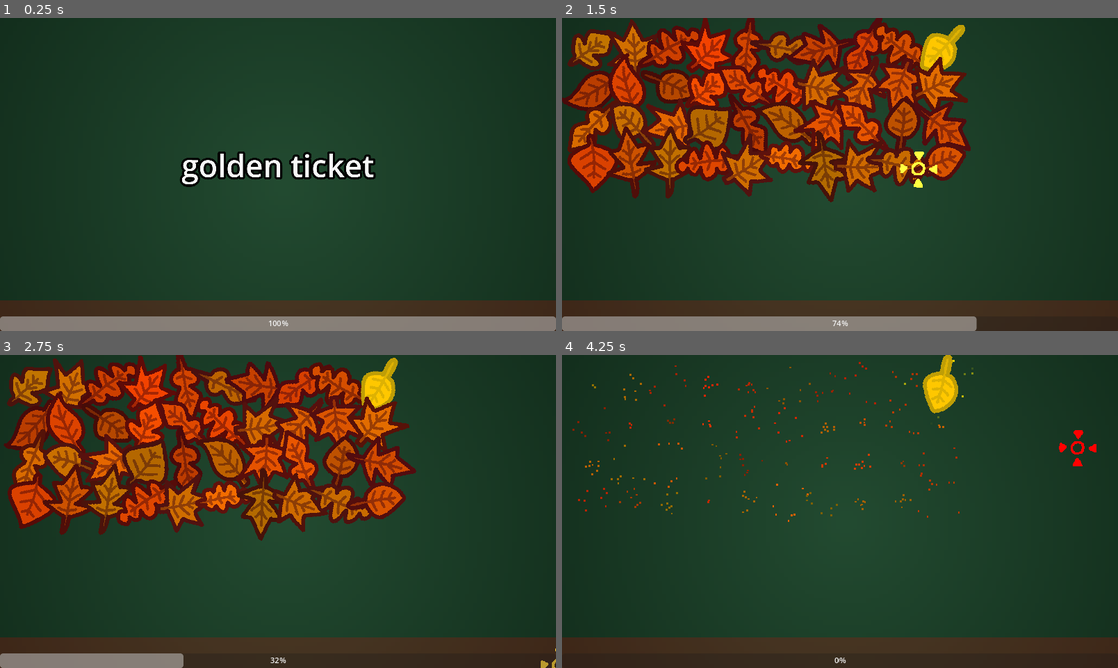
Above: before the commit, frames 1-4 (two rows, left to right).
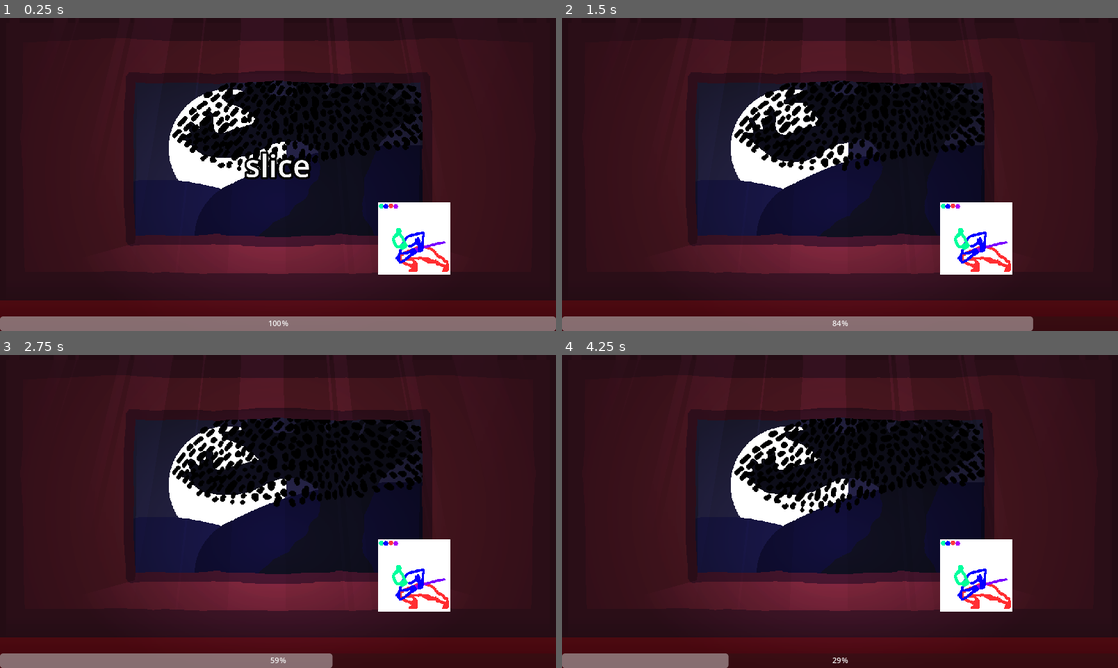
Above: after the commit, the same moments.

Repository: osid54/microgamejam
Game: Godot game, scene res://osid_games/swordGame/main/swordDuelGame.tscn
Same seed, same stepped clock (60 frames per second), same inputs: the game is played once before the commit and once after it. Before the commit the project starts from res://osid_games/leafGame/main/goldenLeafGame.tscn.
Inputs (mouse positions are in pixels of both pictures, inside the frame that each line leads up to):
- Up to frame 1 (0.25 s): no input
- Up to frame 2 (1.5 s): tap Enter (action) at 0.5, 0.6, 1.35 s; move the mouse to (962, 158) at 0.52 s; hold Right (right) 0.53-1.28 s; click (962, 158) at 0.67 s; move the mouse to (728, 190) at 1.27 s; hold Down (down) from 1.28 s (still down)
- Up to frame 3 (2.75 s): move the mouse to (333, 442) at 2.02 s; release Down (down) at 2.03 s; hold Right (right) from 2.03 s (still down); tap Enter (action) at 2.1 s
- Up to frame 4 (4.25 s): move the mouse to (812, 574) at 2.77 s; release Right (right) at 2.78 s; hold Up (up) 2.78-3.53 s; tap Enter (action) at 2.85, 3.6 s; click (812, 574) at 2.92 s; move the mouse to (1006, 558) at 3.52 s; hold Left (left) from 3.53 s (still down)

The runs differ from the first frame. In frame 1, 95% of the frame differs, in the area x 0-100%, y 0-100%; in frame 2, 93%; in frame 3, 95%; in frame 4, 100%.

Commit message:
added bg

Diff:
--- a/osid_games/leafGame/main/goldenLeafGame.tscn
+++ b/osid_games/leafGame/main/goldenLeafGame.tscn
@@ -6,9 +6,9 @@
 [ext_resource type="PackedScene" uid="uid://ej05ki8j1n5d" path="res://osid_games/leafGame/assets/selector.tscn" id="4_ixqnb"]
 
 [sub_resource type="Gradient" id="Gradient_xx856"]
-colors = PackedColorArray(0.137255, 0.294118, 0.192157, 1, 0.0627451, 0.160784, 0.0980392, 1)
+colors = PackedColorArray(0.2016, 0.36, 0.24912, 1, 0.0784314, 0.184314, 0.2, 1)
 
-[sub_resource type="GradientTexture2D" id="GradientTexture2D_kcxxe"]
+[sub_resource type="GradientTexture2D" id="GradientTexture2D_7fpcd"]
 gradient = SubResource("Gradient_xx856")
 width = 128
 height = 128
@@ -22,23 +22,14 @@
 [node name="CanvasLayer" type="CanvasLayer" parent="." index="0"]
 layer = -1
 
-[node name="TextureRect" type="TextureRect" parent="CanvasLayer" index="0"]
+[node name="back" type="TextureRect" parent="CanvasLayer" index="0"]
 anchors_preset = 15
 anchor_right = 1.0
 anchor_bottom = 1.0
 grow_horizontal = 2
 grow_vertical = 2
-texture = SubResource("GradientTexture2D_kcxxe")
+texture = SubResource("GradientTexture2D_7fpcd")
 stretch_mode = 6
-
-[node name="ColorRect" type="ColorRect" parent="CanvasLayer" index="1"]
-visible = false
-anchors_preset = 15
-anchor_right = 1.0
-anchor_bottom = 1.0
-grow_horizontal = 2
-grow_vertical = 2
-color = Color(0.137255, 0.294118, 0.192157, 1)
 
 [node name="Selector" parent="." index="1" instance=ExtResource("4_ixqnb")]
 visible = false
--- /dev/null
+++ b/osid_games/swordGame/assets/bg.tscn
@@ -0,0 +1,248 @@
+[gd_scene load_steps=42 format=3 uid="uid://k148lkh024xh"]
+
+[ext_resource type="Texture2D" uid="uid://dpu0r0fiy1sjo" path="res://osid_games/swordGame/sprites/background/1.png" id="1_3u8uk"]
+[ext_resource type="Texture2D" uid="uid://ufa6p74qp3fn" path="res://osid_games/swordGame/sprites/background/2.png" id="2_8mfnb"]
+[ext_resource type="Texture2D" uid="uid://bbus5yipiw68" path="res://osid_games/swordGame/sprites/background/4.png" id="3_33dcf"]
+[ext_resource type="Texture2D" uid="uid://bwucb38jpd2m5" path="res://osid_games/swordGame/sprites/background/sky.png" id="4_sacxe"]
+[ext_resource type="Texture2D" uid="uid://6ioaopn5a7wr" path="res://osid_games/swordGame/sprites/background/moon.png" id="5_f1o4i"]
+[ext_resource type="Texture2D" uid="uid://bx12pa3lpgnau" path="res://osid_games/swordGame/sprites/background/hill1.png" id="6_gsmb2"]
+[ext_resource type="Texture2D" uid="uid://bv20jpecqtbio" path="res://osid_games/swordGame/sprites/background/hill2.png" id="7_lvy7x"]
+[ext_resource type="Texture2D" uid="uid://dd4xd473jfn84" path="res://osid_games/swordGame/sprites/background/tree1.png" id="8_7rtne"]
+[ext_resource type="Texture2D" uid="uid://ogtnhek4rxa6" path="res://osid_games/swordGame/sprites/background/tree2.png" id="9_ww2fi"]
+[ext_resource type="Texture2D" uid="uid://brrbcjd4c6k50" path="res://osid_games/swordGame/sprites/background/tree3.png" id="10_mawf3"]
+[ext_resource type="Texture2D" uid="uid://cprmpvssfbosa" path="res://osid_games/swordGame/sprites/background/tree4.png" id="11_721v3"]
+[ext_resource type="Texture2D" uid="uid://dbr1kmy3qlb6b" path="res://osid_games/swordGame/sprites/background/leaves (1).png" id="12_m7wbq"]
+[ext_resource type="Texture2D" uid="uid://03qn3kscd67f" path="res://osid_games/swordGame/sprites/background/leaves (2).png" id="13_6h54k"]
+[ext_resource type="Texture2D" uid="uid://3yfgmg2hljbu" path="res://osid_games/swordGame/sprites/background/leaves (3).png" id="14_8yvjg"]
+[ext_resource type="Texture2D" uid="uid://dgnsoneyy5via" path="res://osid_games/swordGame/sprites/background/leaves (4).png" id="15_7s76i"]
+[ext_resource type="Texture2D" uid="uid://ck6jnu40m0vp7" path="res://osid_games/swordGame/sprites/background/leaves (5).png" id="16_mlblr"]
+[ext_resource type="Texture2D" uid="uid://01xuojvax70c" path="res://osid_games/swordGame/sprites/background/leaves (6).png" id="17_4l28g"]
+[ext_resource type="Texture2D" uid="uid://by67sc5w0yktx" path="res://osid_games/swordGame/sprites/background/leaves (7).png" id="18_wcyls"]
+[ext_resource type="Texture2D" uid="uid://8apgg5pxoisa" path="res://osid_games/swordGame/sprites/background/leaves (8).png" id="19_ns15i"]
+[ext_resource type="Texture2D" uid="uid://1top4cyqxhx" path="res://osid_games/swordGame/sprites/background/leaves (9).png" id="20_skf12"]
+[ext_resource type="Texture2D" uid="uid://cct4g8lxre6lu" path="res://osid_games/swordGame/sprites/background/3.png" id="21_s8r4r"]
+
+[sub_resource type="OccluderPolygon2D" id="OccluderPolygon2D_4jjk7"]
+polygon = PackedVector2Array(-554, -312, -561, -312, -561, 265, -576, 265, -576, -324, -554, -324)
+
+[sub_resource type="OccluderPolygon2D" id="OccluderPolygon2D_almjm"]
+polygon = PackedVector2Array(-463, -312, -537, -312, -537, -324, -463, -324)
+
+[sub_resource type="OccluderPolygon2D" id="OccluderPolygon2D_be11m"]
+polygon = PackedVector2Array(-418, -312, -437, -312, -437, -324, -418, -324)
+
+[sub_resource type="OccluderPolygon2D" id="OccluderPolygon2D_bwfo3"]
+polygon = PackedVector2Array(-328, -312, -414, -312, -414, -324, -328, -324)
+
+[sub_resource type="OccluderPolygon2D" id="OccluderPolygon2D_6rlk6"]
+polygon = PackedVector2Array(-297, -312, -307, -312, -307, -324, -297, -324)
+
+[sub_resource type="OccluderPolygon2D" id="OccluderPolygon2D_dqggk"]
+polygon = PackedVector2Array(-154, -312, -218, -312, -218, -324, -154, -324)
+
+[sub_resource type="OccluderPolygon2D" id="OccluderPolygon2D_0f4iq"]
+polygon = PackedVector2Array(-76, -312, -150, -312, -150, -324, -76, -324)
+
+[sub_resource type="OccluderPolygon2D" id="OccluderPolygon2D_0wsrs"]
+polygon = PackedVector2Array(101, -312, 11, -312, 11, -324, 101, -324)
+
+[sub_resource type="OccluderPolygon2D" id="OccluderPolygon2D_d2y3a"]
+polygon = PackedVector2Array(115, -312, 105, -312, 105, -324, 115, -324)
+
+[sub_resource type="OccluderPolygon2D" id="OccluderPolygon2D_psu2i"]
+polygon = PackedVector2Array(246, -312, 141, -312, 141, -324, 246, -324)
+
+[sub_resource type="OccluderPolygon2D" id="OccluderPolygon2D_jyra8"]
+polygon = PackedVector2Array(258, -312, 250, -312, 250, -324, 258, -324)
+
+[sub_resource type="OccluderPolygon2D" id="OccluderPolygon2D_c5sra"]
+polygon = PackedVector2Array(362, -312, 278, -312, 278, -324, 362, -324)
+
+[sub_resource type="OccluderPolygon2D" id="OccluderPolygon2D_0ga8q"]
+polygon = PackedVector2Array(497, -312, 453, -312, 453, -324, 497, -324)
+
+[sub_resource type="OccluderPolygon2D" id="OccluderPolygon2D_771lv"]
+polygon = PackedVector2Array(537, -312, 506, -312, 506, -324, 537, -324)
+
+[sub_resource type="OccluderPolygon2D" id="OccluderPolygon2D_0a3qv"]
+polygon = PackedVector2Array(576, 265, 561, 265, 561, -312, 554, -312, 554, -324, 576, -324)
+
+[sub_resource type="SpriteFrames" id="SpriteFrames_18127"]
+animations = [{
+"frames": [{
+"duration": 1.0,
+"texture": ExtResource("8_7rtne")
+}, {
+"duration": 1.0,
+"texture": ExtResource("9_ww2fi")
+}, {
+"duration": 1.0,
+"texture": ExtResource("10_mawf3")
+}, {
+"duration": 1.0,
+"texture": ExtResource("11_721v3")
+}],
+"loop": true,
+"name": &"default",
+"speed": 5.0
+}]
+
+[sub_resource type="SpriteFrames" id="SpriteFrames_oqhbf"]
+animations = [{
+"frames": [{
+"duration": 1.0,
+"texture": ExtResource("12_m7wbq")
+}, {
+"duration": 1.0,
+"texture": ExtResource("13_6h54k")
+}, {
+"duration": 1.0,
+"texture": ExtResource("14_8yvjg")
+}, {
+"duration": 1.0,
+"texture": ExtResource("15_7s76i")
+}, {
+"duration": 1.0,
+"texture": ExtResource("16_mlblr")
+}, {
+"duration": 1.0,
+"texture": ExtResource("17_4l28g")
+}, {
+"duration": 1.0,
+"texture": ExtResource("18_wcyls")
+}, {
+"duration": 1.0,
+"texture": ExtResource("19_ns15i")
+}, {
+"duration": 1.0,
+"texture": ExtResource("20_skf12")
+}],
+"loop": true,
+"name": &"default",
+"speed": 5.0
+}]
+
+[sub_resource type="OccluderPolygon2D" id="OccluderPolygon2D_776ys"]
+polygon = PackedVector2Array(316, -173, 312, 175, 291, 175, 296, -173)
+
+[sub_resource type="Gradient" id="Gradient_nyhov"]
+colors = PackedColorArray(0.687851, 0.647859, 0.991436, 1, 0, 0, 0, 1)
+
+[sub_resource type="GradientTexture2D" id="GradientTexture2D_xjuaj"]
+gradient = SubResource("Gradient_nyhov")
+width = 256
+height = 256
+fill = 1
+fill_from = Vector2(0.5, 0.5)
+fill_to = Vector2(0.9, 0.1)
+metadata/_snap_enabled = true
+
+[node name="Node2D" type="Node2D"]
+
+[node name="1" type="Sprite2D" parent="."]
+texture = ExtResource("1_3u8uk")
+
+[node name="2" type="Sprite2D" parent="1"]
+texture = ExtResource("2_8mfnb")
+
+[node name="3" type="Sprite2D" parent="1"]
+texture = ExtResource("3_33dcf")
+
+[node name="LightOccluder2D" type="LightOccluder2D" parent="1/3"]
+occluder = SubResource("OccluderPolygon2D_4jjk7")
+
+[node name="LightOccluder2D2" type="LightOccluder2D" parent="1/3"]
+occluder = SubResource("OccluderPolygon2D_almjm")
+
+[node name="LightOccluder2D3" type="LightOccluder2D" parent="1/3"]
+occluder = SubResource("OccluderPolygon2D_be11m")
+
+[node name="LightOccluder2D4" type="LightOccluder2D" parent="1/3"]
+occluder = SubResource("OccluderPolygon2D_bwfo3")
+
+[node name="LightOccluder2D5" type="LightOccluder2D" parent="1/3"]
+occluder = SubResource("OccluderPolygon2D_6rlk6")
+
+[node name="LightOccluder2D6" type="LightOccluder2D" parent="1/3"]
+occluder = SubResource("OccluderPolygon2D_dqggk")
+
+[node name="LightOccluder2D7" type="LightOccluder2D" parent="1/3"]
+occluder = SubResource("OccluderPolygon2D_0f4iq")
+
+[node name="LightOccluder2D8" type="LightOccluder2D" parent="1/3"]
+occluder = SubResource("OccluderPolygon2D_0wsrs")
+
+[node name="LightOccluder2D9" type="LightOccluder2D" parent="1/3"]
+occluder = SubResource("OccluderPolygon2D_d2y3a")
+
+[node name="LightOccluder2D10" type="LightOccluder2D" parent="1/3"]
+occluder = SubResource("OccluderPolygon2D_psu2i")
+
+[node name="LightOccluder2D11" type="LightOccluder2D" parent="1/3"]
+occluder = SubResource("OccluderPolygon2D_jyra8")
+
+[node name="LightOccluder2D12" type="LightOccluder2D" parent="1/3"]
+occluder = SubResource("OccluderPolygon2D_c5sra")
+
+[node name="LightOccluder2D13" type="LightOccluder2D" parent="1/3"]
+occluder = SubResource("OccluderPolygon2D_0ga8q")
+
+[node name="LightOccluder2D14" type="LightOccluder2D" parent="1/3"]
+occluder = SubResource("OccluderPolygon2D_771lv")
+
+[node name="LightOccluder2D15" type="LightOccluder2D" parent="1/3"]
+occluder = SubResource("OccluderPolygon2D_0a3qv")
+
+[node name="Node2D" type="Node2D" parent="."]
+position = Vector2(0, -32)
+
+[node name="Sky" type="Sprite2D" parent="Node2D"]
+clip_children = 2
+texture = ExtResource("4_sacxe")
+
+[node name="Moon" type="Sprite2D" parent="Node2D/Sky"]
+texture = ExtResource("5_f1o4i")
+
+[node name="Hill1" type="Sprite2D" parent="Node2D/Sky"]
+texture = ExtResource("6_gsmb2")
+
+[node name="Hill2" type="Sprite2D" parent="Node2D/Sky"]
+texture = ExtResource("7_lvy7x")
+
+[node name="tree" type="AnimatedSprite2D" parent="Node2D/Sky"]
+sprite_frames = SubResource("SpriteFrames_18127")
+autoplay = "default"
+frame_progress = 0.109665
+
+[node name="leaves" type="AnimatedSprite2D" parent="Node2D/Sky"]
+sprite_frames = SubResource("SpriteFrames_oqhbf")
+autoplay = "default"
+frame_progress = 0.694142
+
+[node name="window" type="Sprite2D" parent="Node2D"]
+texture = ExtResource("21_s8r4r")
+
+[node name="LightOccluder2D" type="LightOccluder2D" parent="Node2D/window"]
+position = Vector2(-608, 0)
+occluder = SubResource("OccluderPolygon2D_776ys")
+occluder_light_mask = 2
+
+[node name="LightOccluder2D2" type="LightOccluder2D" parent="Node2D/window"]
+occluder = SubResource("OccluderPolygon2D_776ys")
+occluder_light_mask = 2
+
+[node name="PointLight2D2" type="PointLight2D" parent="Node2D"]
+position = Vector2(0, 92.5)
+scale = Vector2(3.17188, 2.10547)
+color = Color(1, 1, 1, 0.168627)
+energy = 7.77
+shadow_enabled = true
+shadow_item_cull_mask = 2
+texture = SubResource("GradientTexture2D_xjuaj")
+
+[node name="PointLight2D" type="PointLight2D" parent="."]
+position = Vector2(0, -1679)
+scale = Vector2(0.805465, 2.40365)
+shadow_enabled = true
+texture = SubResource("GradientTexture2D_xjuaj")
+texture_scale = 6.13
--- a/osid_games/swordGame/assets/enemy.tscn
+++ b/osid_games/swordGame/assets/enemy.tscn
@@ -59,6 +59,4 @@
 
 [node name="enemy" type="AnimatedSprite2D"]
 sprite_frames = SubResource("SpriteFrames_t0u8c")
-animation = &"sheath"
-frame = 2
-frame_progress = 1.0
+animation = &"unsheath"
--- a/osid_games/swordGame/main/swordDuelGame.gd
+++ b/osid_games/swordGame/main/swordDuelGame.gd
@@ -1,23 +1,51 @@
 extends Microgame
 
 var go := false
-var lose := false
+var lose := true
+var attack := false
 
 func _process(_delta):
-	if lose:
+	if attack:
 		return
 	if Input.is_action_just_pressed("action"):
 		hit()
 
 func _on_start_game():
-	await get_tree().create_timer(randf_range(.2*%MicrogameTimer.wait_time,.9*%MicrogameTimer.wait_time)).timeout
+	await get_tree().create_timer(randf_range(.2*$MicrogameTimer.wait_time,.8*$MicrogameTimer.wait_time)).timeout
+	if attack:
+		return
 	go = true
-	await get_tree().create_timer(.5).timeout
+	#eyes pop in, unsheath
+	$enemy.play("unsheath")
+	await get_tree().create_timer(1).timeout
+	go = false
+	if !attack and lose:
+		print("!attack and lose")
+		#stabbed animation
+		$enemy.position.x -= 500
+		$enemy.play("sheath")
+		await $enemy.animation_finished
+		lost.emit()
+	elif !attack and !lose:
+		#cross animation
+		print("!attack and !lose")
+		$enemy.position.x -= 500
+		$enemy.play("sheath")
+		await $enemy.animation_finished
+		won.emit()
 
 func hit():
-	if !go:
-		lose = true
-		lost.emit()
+	if !attack:
+		attack = true
+		if go:
+			lose = false
+		else:
+			#attack but stabbed
+			print("attack and lose")
+			lost.emit()
+	go = false
 
 func _on_timeout():
-	lost.emit()
+	pass
+#	if !lose:
+#		lost.emit()
--- a/osid_games/swordGame/main/swordDuelGame.tscn
+++ b/osid_games/swordGame/main/swordDuelGame.tscn
@@ -1,51 +1,22 @@
-[gd_scene load_steps=7 format=3 uid="uid://dt5r1xwgvm0lm"]
+[gd_scene load_steps=5 format=3 uid="uid://dt5r1xwgvm0lm"]
 
 [ext_resource type="PackedScene" uid="uid://cdh430445qvyh" path="res://Microgame.tscn" id="1_1q5ca"]
 [ext_resource type="Script" path="res://osid_games/swordGame/main/swordDuelGame.gd" id="2_jsng8"]
-
-[sub_resource type="Gradient" id="Gradient_xx856"]
-colors = PackedColorArray(0.192157, 0.14902, 0.270588, 1, 0.0784314, 0.0588235, 0.2, 1)
-
-[sub_resource type="GradientTexture2D" id="GradientTexture2D_xdq2c"]
-gradient = SubResource("Gradient_xx856")
-width = 128
-height = 128
-fill = 1
-fill_from = Vector2(0.512195, 0.518293)
-
-[sub_resource type="Gradient" id="Gradient_7ivsr"]
-colors = PackedColorArray(0.101787, 0.0836, 0.22, 1, 0.00999999, 0, 0.05, 1)
-
-[sub_resource type="GradientTexture2D" id="GradientTexture2D_aeavt"]
-gradient = SubResource("Gradient_7ivsr")
-width = 128
-fill_to = Vector2(0, 1)
+[ext_resource type="PackedScene" uid="uid://k148lkh024xh" path="res://osid_games/swordGame/assets/bg.tscn" id="3_gchbb"]
+[ext_resource type="PackedScene" uid="uid://krnavtp0xe1d" path="res://osid_games/swordGame/assets/enemy.tscn" id="3_luvxd"]
 
 [node name="swordDuelGame" instance=ExtResource("1_1q5ca")]
 script = ExtResource("2_jsng8")
 
-[node name="CanvasLayer" type="CanvasLayer" parent="." index="0"]
-layer = -1
+[node name="Node2D" parent="." index="0" instance=ExtResource("3_gchbb")]
+position = Vector2(576, 324)
 
-[node name="back" type="TextureRect" parent="CanvasLayer" index="0"]
-anchors_preset = 15
-anchor_right = 1.0
-anchor_bottom = 1.0
-grow_horizontal = 2
-grow_vertical = 2
-texture = SubResource("GradientTexture2D_xdq2c")
-stretch_mode = 6
+[node name="enemy" parent="." index="1" instance=ExtResource("3_luvxd")]
+position = Vector2(858, 456)
 
-[node name="floor" type="TextureRect" parent="CanvasLayer" index="1"]
-custom_minimum_size = Vector2(0, 128)
-anchors_preset = 12
-anchor_top = 1.0
-anchor_right = 1.0
-anchor_bottom = 1.0
-grow_horizontal = 2
-grow_vertical = 0
-texture = SubResource("GradientTexture2D_aeavt")
+[node name="MicrogameTimer" parent="." index="2"]
+min_time = 1.0
+max_time = 5.0
 
-[node name="MicrogameTimer" parent="." index="1"]
-min_time = 5.0
-max_time = 10.0
+[node name="ActionLabel" parent="MicrogameOverlay/Control" index="2"]
+text = "slice"
--- a/project.godot
+++ b/project.godot
@@ -11,7 +11,7 @@
 [application]
 
 config/name="microgamejam"
-run/main_scene="res://osid_games/leafGame/main/goldenLeafGame.tscn"
+run/main_scene="res://osid_games/swordGame/main/swordDuelGame.tscn"
 config/features=PackedStringArray("4.1", "Forward Plus")
 config/icon="res://osid_games/leafGame/sprites/leaves3.png"
 
@@ -25,6 +25,7 @@
 
 window/stretch/mode="canvas_items"
 window/stretch/aspect="expand"
+window/main_scene="res://osid_games/leafGame/main/goldenLeafGame.tscn"
 
 [filesystem]
 
Binary file added: osid_games/swordGame/sprites/background/1.png
Not shown, added: osid_games/swordGame/sprites/background/1.png.import
Binary file added: osid_games/swordGame/sprites/background/2.png
Not shown, added: osid_games/swordGame/sprites/background/2.png.import
Binary file added: osid_games/swordGame/sprites/background/3.png
Not shown, added: osid_games/swordGame/sprites/background/3.png.import
Binary file added: osid_games/swordGame/sprites/background/4.png
Not shown, added: osid_games/swordGame/sprites/background/4.png.import
Binary file added: osid_games/swordGame/sprites/background/hill1.png
Not shown, added: osid_games/swordGame/sprites/background/hill1.png.import
Binary file added: osid_games/swordGame/sprites/background/hill2.png
Not shown, added: osid_games/swordGame/sprites/background/hill2.png.import
(and 30 more such lines)
